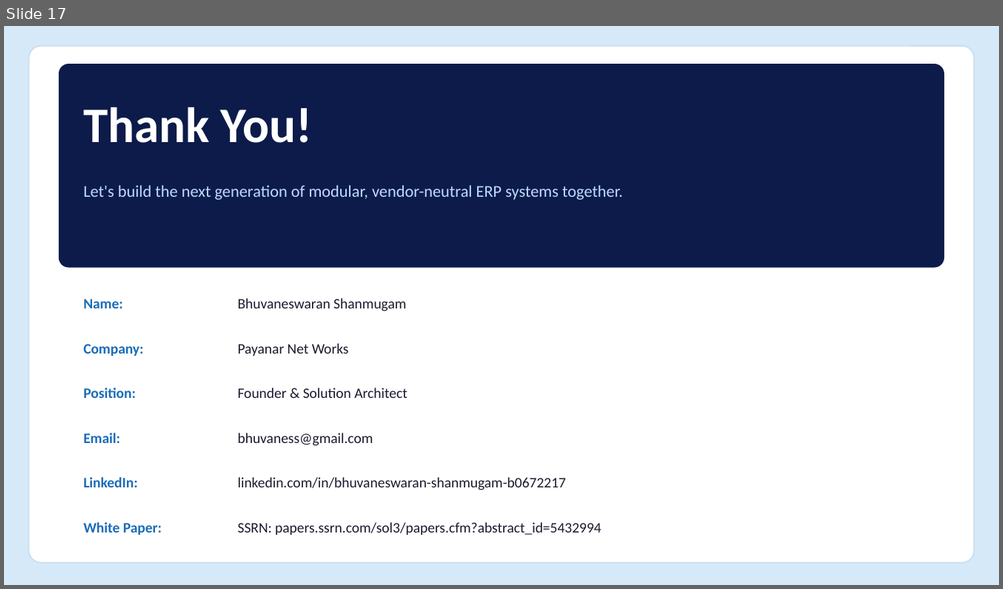
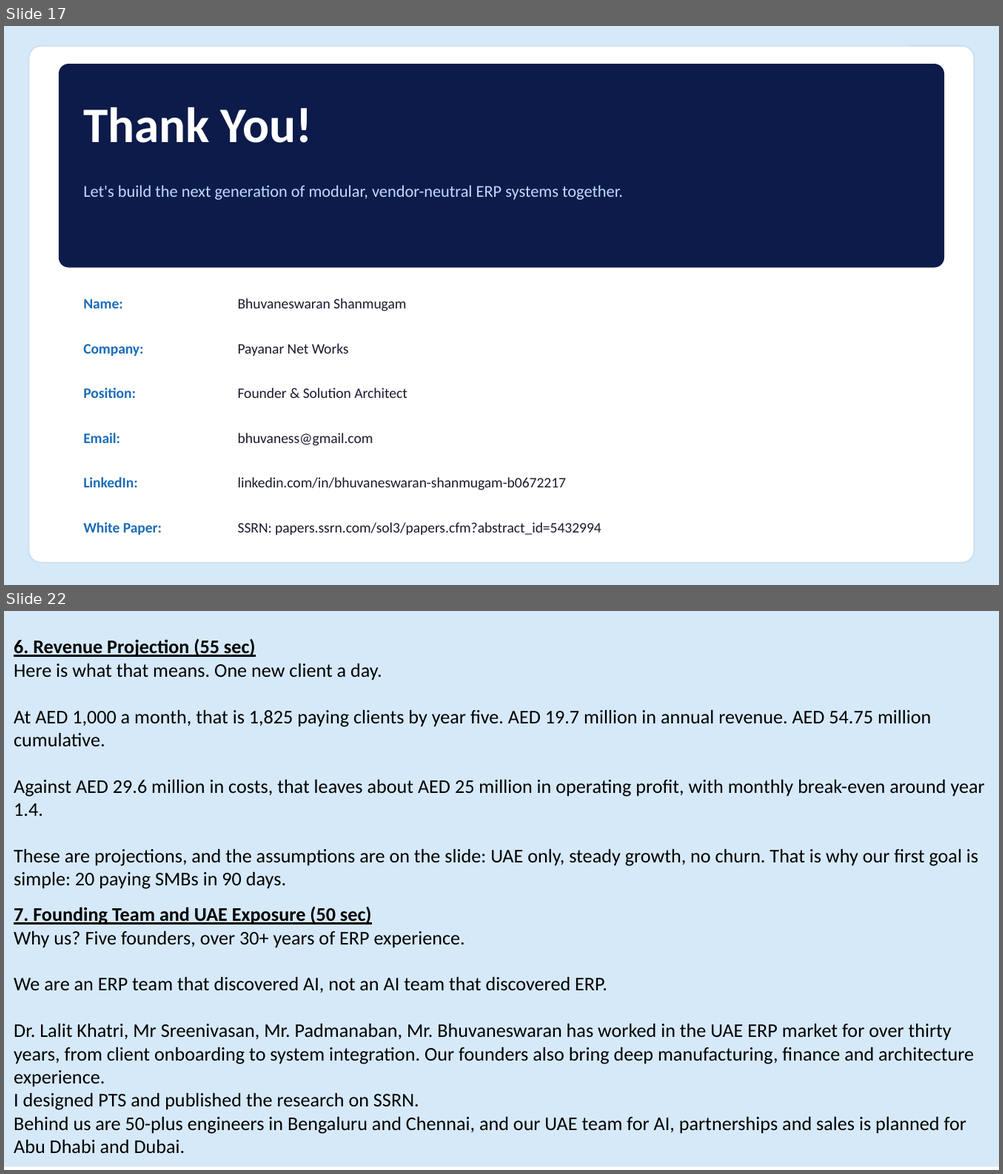
Before and after one commit to bhuvaness/MAA-ERP, a slide deck: payanarsstype-designer/docs/Payanar_Pitch_Deck_Final.pptx. Shown one above the other, each under a label of ours: slide 17 before the commit, slides 17 and 22 after it; the slides between them are not shown. The pictures are 1003x589 and 1003x1174 pixels, drawn with LibreOffice and Linux fonts; fonts in the diff are those of the drawing. Boxes give left, top, right and bottom in pixels: in the first picture for what was removed or moved away, otherwise in the second. Text is boxed around its words. In the diff, an @@ line names an element or a change of style, - is before the commit and + after.

Commit message:
Pitch deck

```diff
--- a/payanarsstype-designer/docs/Payanar_Pitch_Deck_Final.pptx
+++ b/payanarsstype-designer/docs/Payanar_Pitch_Deck_Final.pptx
@@ slide 22 added at (x1=4, y1=611, x2=999, y2=1170), background #FFFFFF @@
@@ rectangle added at (x1=4, y1=611, x2=999, y2=1167), fill #D6E9F8 @@
@@ text added at (x1=14, y1=638, x2=984, y2=889), 14 pt, text #000000 @@
+6. Revenue Projection (55 sec)
+Here is what that means. One new client a day.
+At AED 1,000 a month, that is 1,825 paying clients by year five. AED 19.7 million in annual revenue. AED 54.75 million cumulative.
+Against AED 29.6 million in costs, that leaves about AED 25 million in operating profit, with monthly break-even around year 1.4.
+These are projections, and the assumptions are on the slide: UAE only, steady growth, no churn. That is why our first goal is simple: 20 paying SMBs in 90 days.
@@ text added at (x1=14, y1=906, x2=973, y2=1153), 14 pt, text #000000 @@
+7. Founding Team and UAE Exposure (50 sec)
+Why us? Five founders, over 30+ years of ERP experience.
+We are an ERP team that discovered AI, not an AI team that discovered ERP.
+Dr. Lalit Khatri, Mr Sreenivasan, Mr. Padmanaban, Mr. Bhuvaneswaran has worked in the UAE ERP market for over thirty years, from client onboarding to system integration. Our founders also bring deep manufacturing, finance and architecture experience.
+I designed PTS and published the research on SSRN.
+Behind us are 50-plus engineers in Bengaluru and Chennai, and our UAE team for AI, partnerships and sales is planned for Abu Dhabi and Dubai.
```
Also in this commit, not shown: 5 other slides added, 3 other files.
